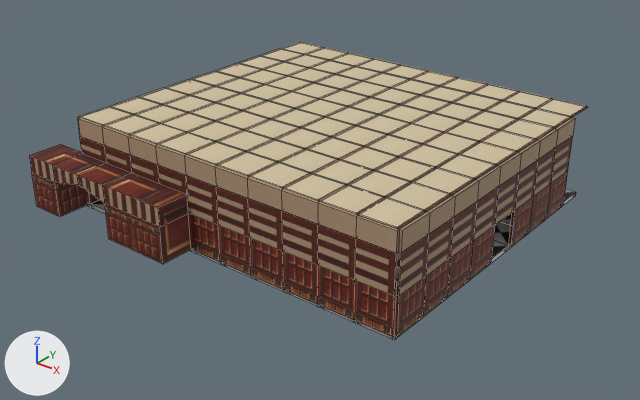
One commit to the FBX model Assets/ConcertRoom.fbx: the scene before it, then after it.
Camera for both pictures: a 50 mm camera at (38.9, -42.1, 21.3) aimed at (12.3, -8.9, 0.6). The lights are fixed; the arrows at lower left show +X, +Y and +Z. Mesh edges are drawn as thin lines. Where no turn or scale is listed for an object, it has been applied to the vertices. Vertices at the same position are counted once.

In view in the first picture: 'Ceiling', 'ConcertRoomFloorTiles', 'ConcertRoomWallB0Front', 'ConcertRoomWallB0Right', 'ConcertRoomWallB0Right.001', 'ConcertRoomWallB1Front', 'ConcertRoomWallB1Front.001', 'ConcertRoomWallB1Right', 'ConcertRoomWallB2Front', 'ConcertRoomWallB2Right', 'HallWallB0TunnelRight'.
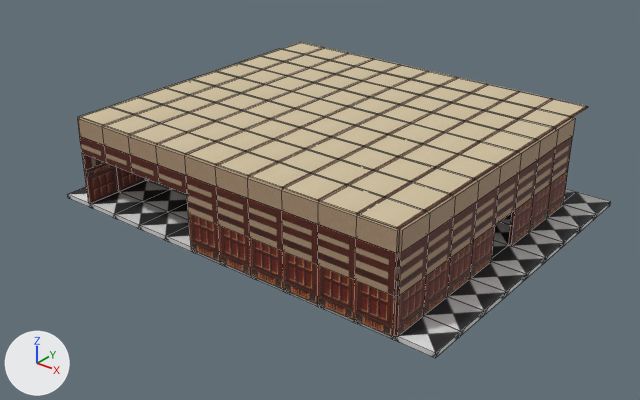
Diff of the bpy script that builds the scene:
```diff
--- a/Assets/ConcertRoom.fbx.py
+++ b/Assets/ConcertRoom.fbx.py
@@ me_hallfloortile @@
 # used by ob_concertroomfloortiles; location = (0.0, 2.0, -0.25)
-me_hallfloortile.from_pydata(...)  # 792 vertices, 594 faces; spans x 0.0..22.0, y -18.0..0.0, z 0.0..0.3
+me_hallfloortile.from_pydata(...)  # 864 vertices, 648 faces; spans x 0.0..24.0, y -18.0..0.0, z 0.0..0.3
+# me_hallfloortile part 1: a new loose piece, a box spanning x 22.0..24.0, y -18.0..-16.0, z 0.0..0.25, in mat_tileblackwhite (picture img_floortileblackwhitebig_jpg)
+# me_hallfloortile part 2
+# 32 faces are deleted
+# 1 vertex is added at (22.0, 0.0, 0.2)
+# 32 new vertices lie (2.0, 0.0, 0.0) away from vertices in x 20.0..22.0, y -16.0..-2.0, z 0.0..0.3
+# 31 new vertices lie (0.0, 2.0, 0.0) away from vertices in x 22.0..24.0, y -16.0..-2.0, z 0.0..0.3
+# 80 new faces join them
 me_hallfloortile.materials.append(mat_tileblackwhite)
@@ ob_hallwallb0tunnelright @@
-ob_hallwallb0tunnelright = bpy.data.objects.new('HallWallB0TunnelRight', me_hallwalltunnelright_2x10x3)
-ob_hallwallb0tunnelright.location = (0.0, -16.0, 0.0)
```

Location of each change, [x1, y1, x2, y2] in pixels of the pictures (640 x 400 px):
'ConcertRoomFloorTiles', reshaped: before [86, 189, 576, 340]; after [68, 180, 611, 358]
'HallWallB0TunnelRight', deleted (brown): before [29, 144, 191, 264]
    faces in mat_wall_003 (picture img_wall1_jpg): [30, 144, 191, 264]
    faces in mat_wallwhitewood2_003 (picture img_wall4_jpg): [29, 155, 160, 227]
part 1 of me_hallfloortile, added: after [394, 316, 461, 358]
part 2 of me_hallfloortile, built on: before [394, 208, 560, 340]; after [424, 192, 611, 335]
'ConcertRoomWallB0Left', unchanged, uncovered by the edit: before [89, 193, 99, 204]; after [84, 163, 148, 204]
